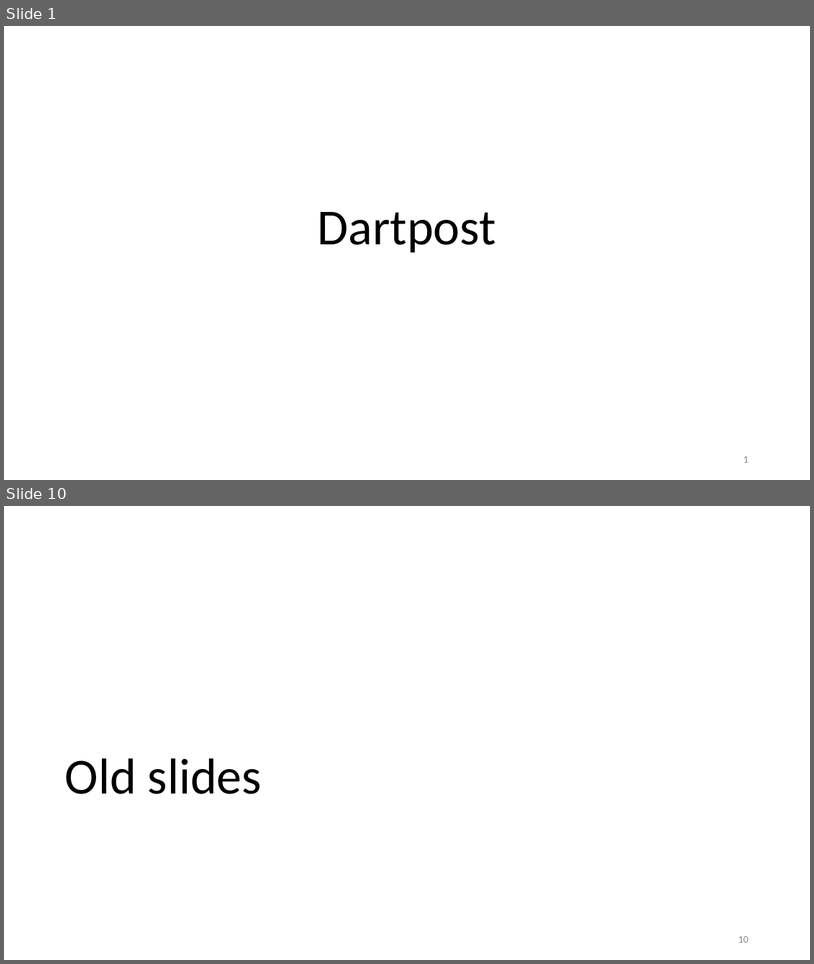
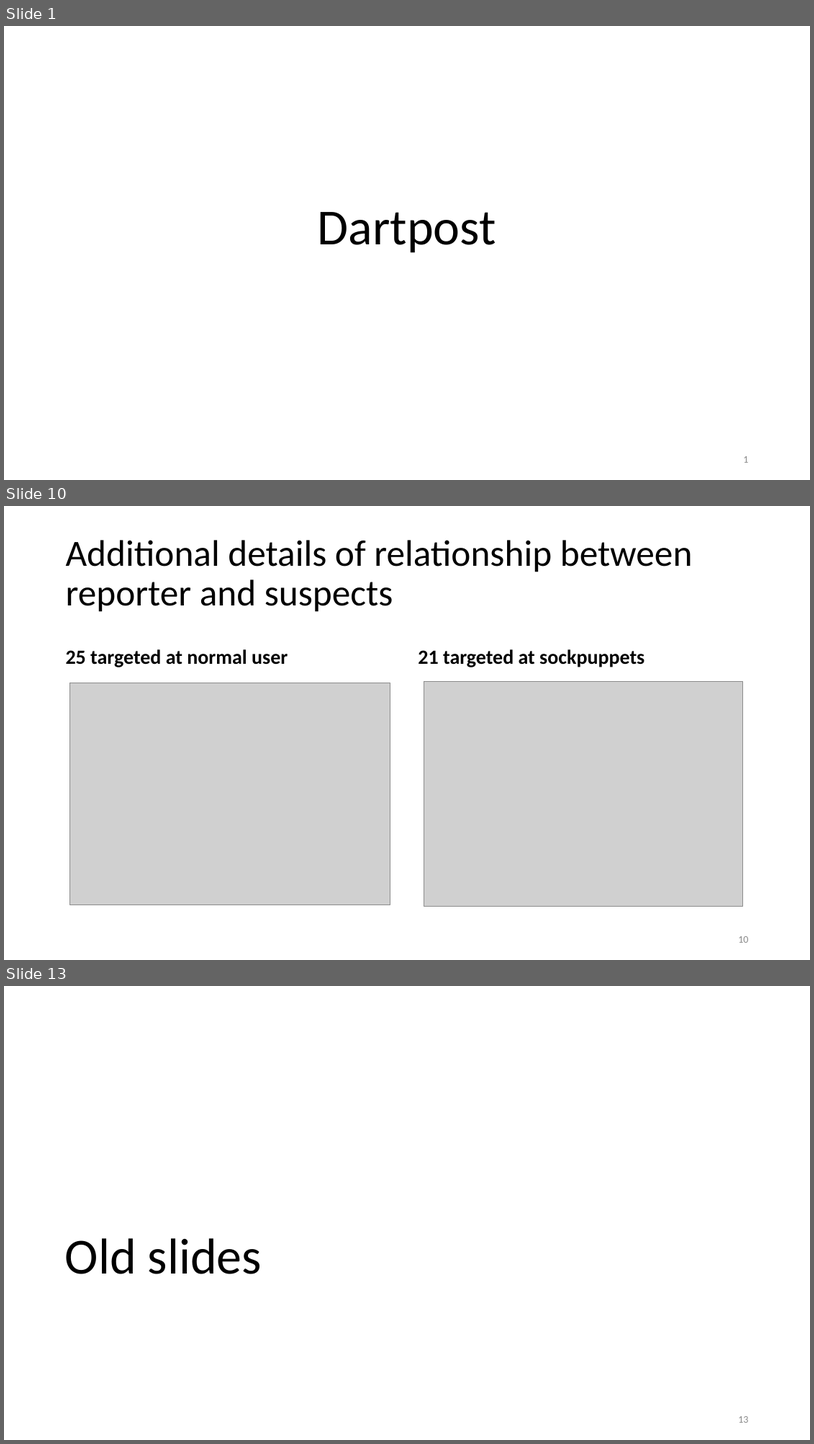
Before and after one commit to ruiliu310/dartpost-research, a slide deck: docs/dartpost.pptx. Shown one above the other, each under a label of ours: slides 1 and 10 before the commit, slides 1, 10 and 13 after it; the slides between them are not shown. The pictures are 814x964 and 814x1444 pixels, drawn with LibreOffice and Linux fonts; fonts in the diff are those of the drawing; grey boxes stand for pictures. Boxes give left, top, right and bottom in pixels: in the first picture for what was removed or moved away, otherwise in the second. Text is boxed around its words. In the diff, an @@ line names an element or a change of style, - is before the commit and + after.

```diff
--- a/docs/dartpost.pptx
+++ b/docs/dartpost.pptx
@@ slide 10 added at <box>4,506,810,960</box>, background #FFFFFF @@
@@ title added at <box>66,540,693,612</box>, 44 pt, text #000000 @@
+Additional details of relationship between reporter and suspects
@@ text added at <box>66,649,288,667</box>, 24 pt, text #000000, bold @@
+25 targeted at normal user
@@ text added at <box>418,649,645,667</box>, 24 pt, text #000000, bold @@
+21 targeted at sockpuppets
@@ picture added at <box>70,682,391,905</box> @@
@@ picture added at <box>424,682,744,906</box> @@
@@ page number added at <box>738,936,748,942</box>, 12 pt, text #8C8C8C @@
+10
@@ what was slide 10 is now slide 13 @@
@@ page number at <box>738,1416,748,1422</box>: text changed @@
-10
+13
```
Also in this commit, not shown: 4 slides changed, 6 other slides added, 4 slides removed, 1 other file.
